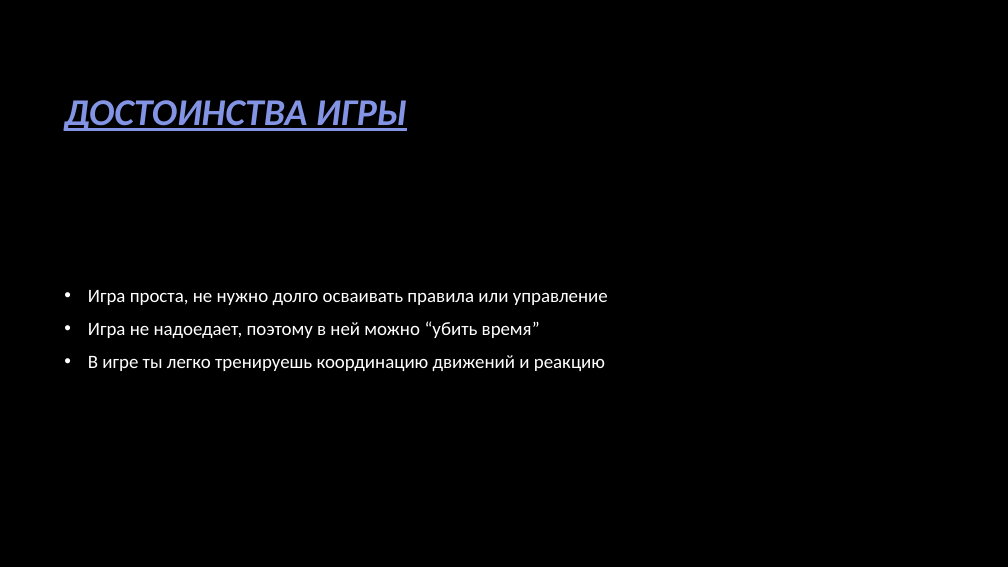
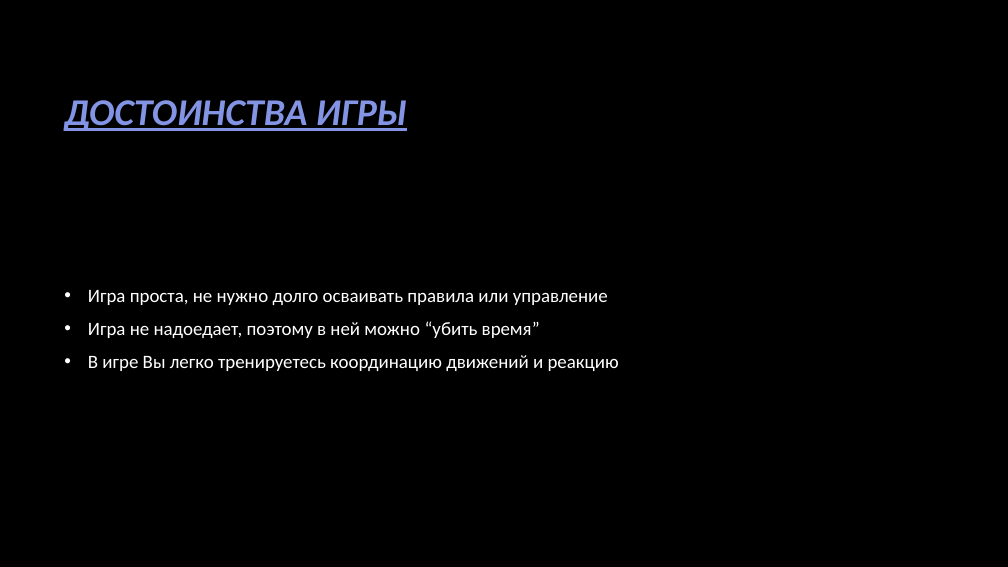
Before and after one commit to BYKI4/Geometry-dash-python, a slide deck: slide 4 of Prezentatsia.pptx. Drawn at 1008x567 pixels with LibreOffice and Linux fonts; fonts in the diff are those of the drawing; background and template pictures are left out. Boxes give left, top, right and bottom in pixels: in the first picture for what was removed or moved away, otherwise in the second. Text is boxed around its words. In the diff, an @@ line names an element or a change of style, - is before the commit and + after.

```diff
--- a/Prezentatsia.pptx
+++ b/Prezentatsia.pptx
@@ text at (88,355,619,371): text changed @@
-• В игре ты легко тренируешь координацию движений и реакцию
+• В игре Вы легко тренируетесь координацию движений и реакцию
```
Also in this commit, not shown: 1 other slide changed.
